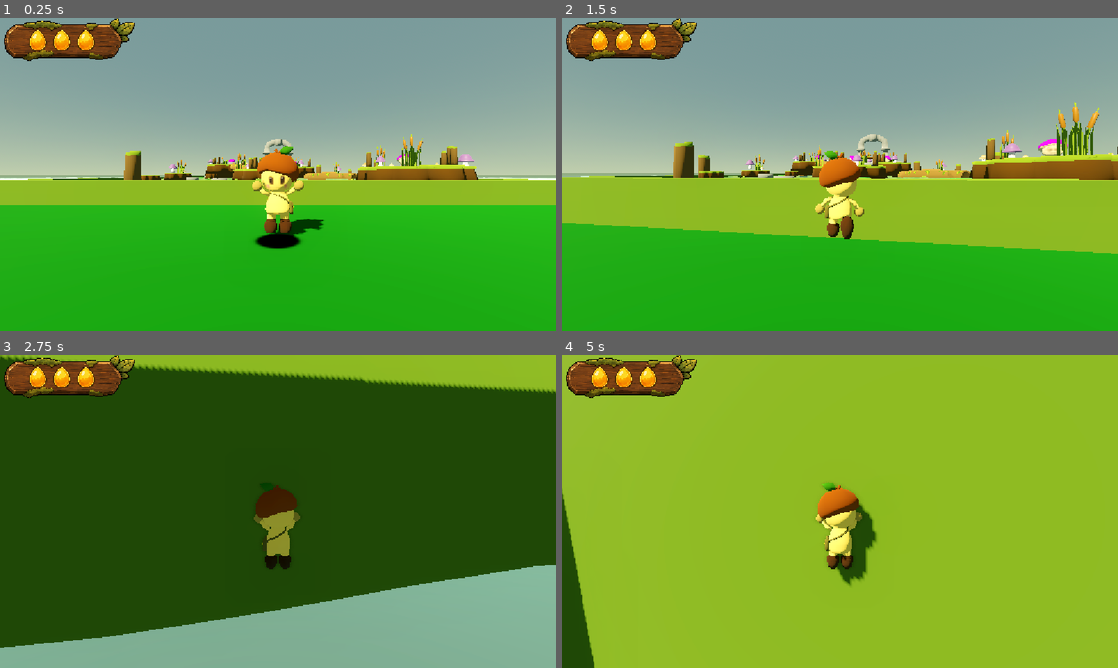
Above: before the commit, frames 1-4 (two rows, left to right).
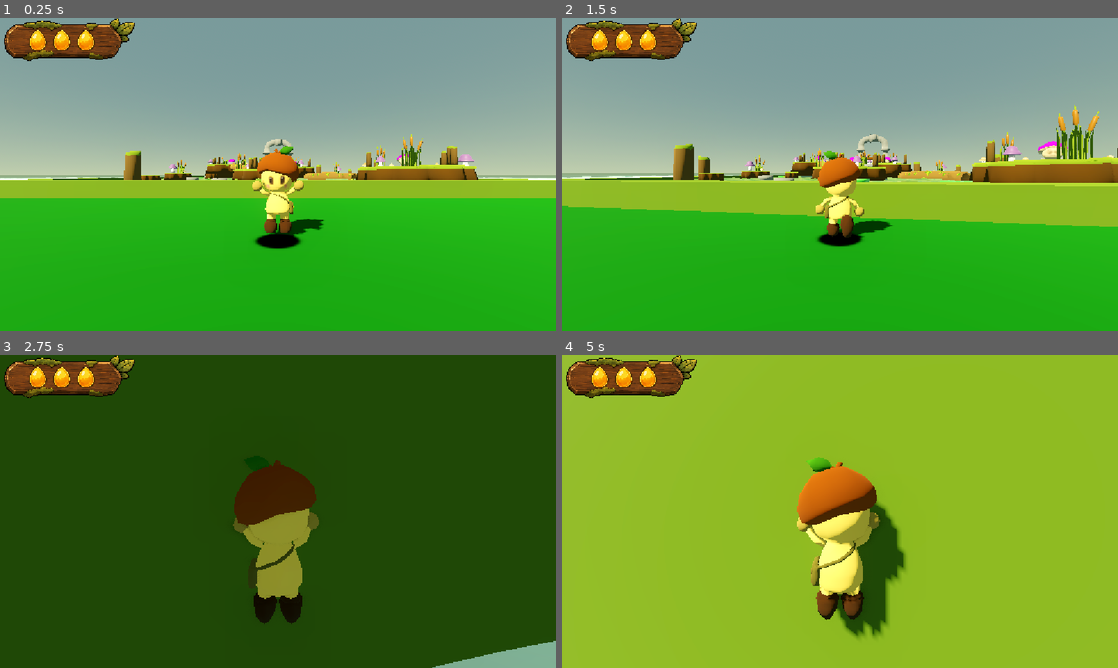
Above: after the commit, the same moments.

Repository: Dempsey845/the-courier
Game: Godot game, scene res://World/world.tscn
Two runs of this game, one before a commit and one after it. Both use one fixed random seed, a clock stepped at 60 frames per second and the inputs below.
Inputs (mouse positions are in pixels of both pictures, inside the frame that each line leads up to):
- Up to frame 1 (0.25 s): no input
- Up to frame 2 (1.5 s): move the mouse to (867, 174) at 0.52 s; hold W (move_forward) from 0.53 s (still down); click (867, 174) at 0.6 s; tap Space (jump) at 0.77 s; move the mouse to (812, 174) at 1.27 s; tap E (interact) at 1.35 s
- Up to frame 3 (2.75 s): keep holding W (move_forward); tap Space (jump) at 1.52 s; move the mouse to (289, 505) at 2.02 s; click (289, 505) at 2.1 s
- Up to frame 4 (5 s): keep holding W (move_forward); move the mouse to (834, 517) at 2.77 s; tap E (interact) at 2.85, 4.35 s; tap Space (jump) at 3.02, 3.77, 4.52 s; move the mouse to (878, 514) at 3.52 s; click (878, 514) at 3.6 s; move the mouse to (795, 508) at 4.27 s

The runs differ from the first frame. In frame 1, 2.1% of the frame differs, in the area x 0-100%, y 57-60%; in frame 2, 11%; in frame 3, 28%, in the area x 0-100%, y 0-100%; in frame 4, 8.4%.

Commit message:
Gave the snapper enemy predicted aiming.

Diff:
--- a/Enemies/Snapper/snapper_model.gd
+++ b/Enemies/Snapper/snapper_model.gd
@@ -1,5 +1,7 @@
 extends Node3D
 
+@export var projectile_speed: float = 12.0
+@export var maximum_prediction_time: float = 2.0
 @export var shoot_projectile_time: float = 1.2
 
 @onready var projectile_point: Marker3D = $ProjectilePoint
@@ -11,8 +13,12 @@
 
 var just_hit: bool
 
+var target: Node3D
+
 func _ready() -> void:
 	var enemy: Enemy = get_parent()
+
+	target = enemy.target
 
 	await get_tree().process_frame
 
@@ -47,4 +53,74 @@
 
 func spawn_projectiles():
 	if !just_hit:
+		aim_at_predicted_position()
 		_spawn_projectile(projectile_point)
+
+func aim_at_predicted_position() -> void:
+	if not is_instance_valid(target):
+		return
+
+	var target_position: Vector3 = target.global_position
+
+	if target is CharacterBody3D:
+		var character_target := target as CharacterBody3D
+
+		target_position = calculate_intercept_position(
+			projectile_point.global_position,
+			character_target.global_position + Vector3.UP,
+			character_target.velocity,
+			projectile_speed
+		)
+
+	if projectile_point.global_position.distance_squared_to(
+		target_position
+	) <= 0.001:
+		return
+
+	projectile_point.look_at(
+		target_position,
+		Vector3.UP,
+		true
+	)
+
+func calculate_intercept_position(
+	shooter_position: Vector3,
+	target_position: Vector3,
+	target_velocity: Vector3,
+	speed: float
+) -> Vector3:
+	if speed <= 0.0:
+		return target_position
+
+	var displacement: Vector3 = target_position - shooter_position
+
+	var a: float = target_velocity.length_squared() - speed * speed
+	var b: float = 2.0 * displacement.dot(target_velocity)
+	var c: float = displacement.length_squared()
+
+	var prediction_time: float = 0.0
+
+	if absf(a) < 0.001:
+		if absf(b) > 0.001:
+			prediction_time = maxf(-c / b, 0.0)
+	else:
+		var discriminant: float = b * b - 4.0 * a * c
+
+		if discriminant >= 0.0:
+			var square_root: float = sqrt(discriminant)
+			var time_a: float = (-b - square_root) / (2.0 * a)
+			var time_b: float = (-b + square_root) / (2.0 * a)
+
+			if time_a > 0.0 and time_b > 0.0:
+				prediction_time = minf(time_a, time_b)
+			elif time_a > 0.0:
+				prediction_time = time_a
+			elif time_b > 0.0:
+				prediction_time = time_b
+
+	prediction_time = minf(
+		prediction_time,
+		maximum_prediction_time
+	)
+
+	return target_position + target_velocity * prediction_time
--- a/World/world.tscn
+++ b/World/world.tscn
@@ -1040,8 +1040,8 @@
 use_collision = true
 
 [node name="CSGBox3D" type="CSGBox3D" parent="NavigationRegion3D/CSGCombiner3D" unique_id=2127783126]
-transform = Transform3D(1, 0, 0, 0, 1, 0, 0, 0, 1, 0.5, -144.95001, -25.5)
-size = Vector3(49, 289.9, 49)
+transform = Transform3D(1, 0, 0, 0, 1, 0, 0, 0, 1, 0.5, -144.95001, -26.95)
+size = Vector3(49, 289.9, 51.9)
 material = SubResource("StandardMaterial3D_xrivr")
 
 [node name="CSGBox3D2" type="CSGBox3D" parent="NavigationRegion3D/CSGCombiner3D" unique_id=838519258]
@@ -1065,7 +1065,7 @@
 transform = Transform3D(1, 0, 0, 0, 1, 0, 0, 0, 1, 0, 0.2, -45)
 
 [node name="GolemEnemy" parent="." unique_id=890047339 node_paths=PackedStringArray("target") instance=ExtResource("2_8a836")]
-transform = Transform3D(1, 0, 0, 0, 1, 0, 0, 0, 1, 0, 0, -14)
+transform = Transform3D(1, 0, 0, 0, 1, 0, 0, 0, 1, -17, 0, -14)
 target = NodePath("../Player")
 
 [node name="SnapperEnemy" parent="." unique_id=1088901969 node_paths=PackedStringArray("target") instance=ExtResource("5_k8do8")]
